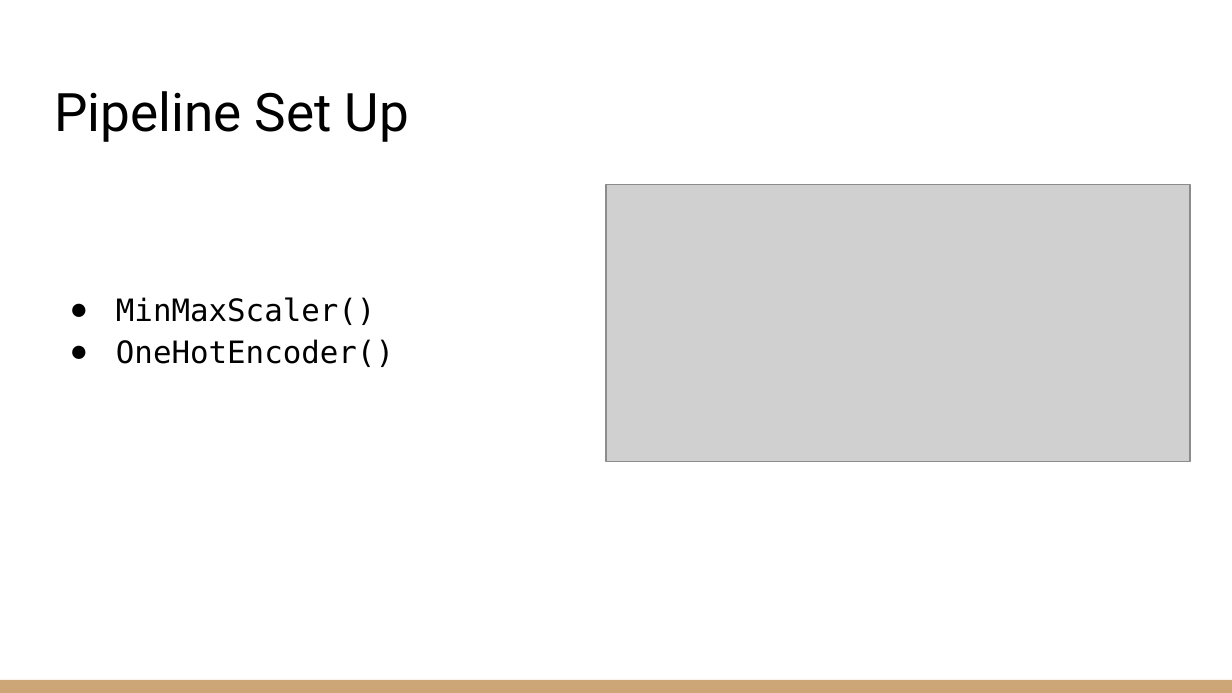
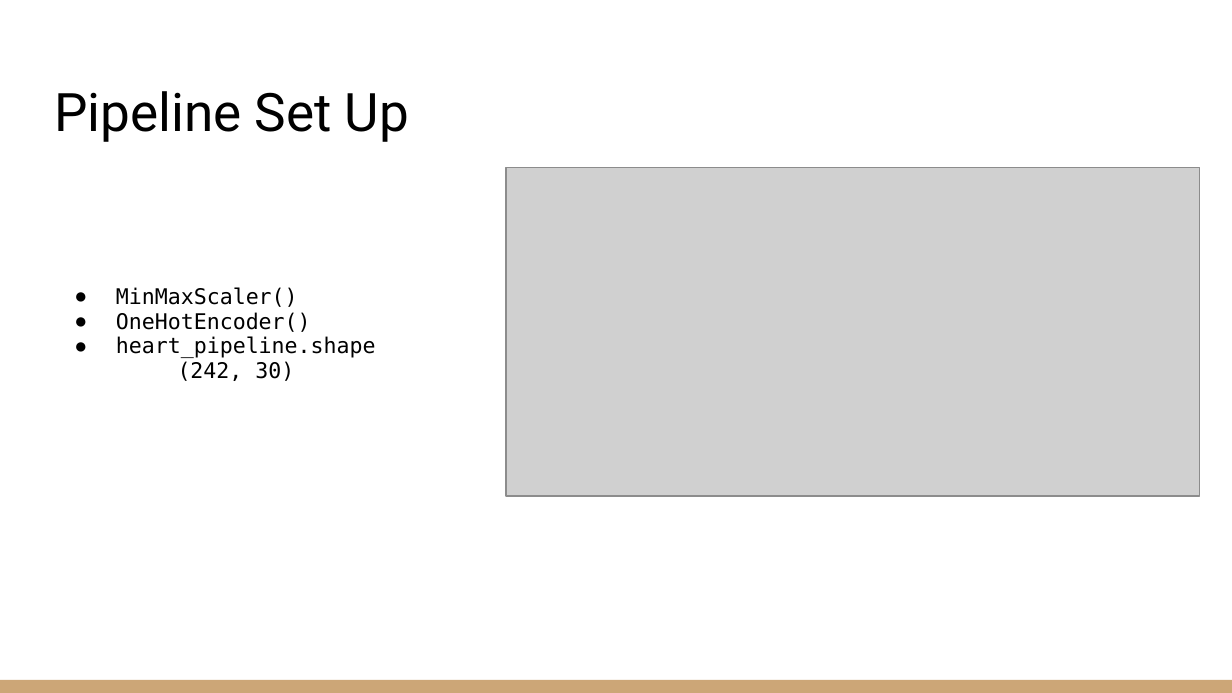
Before and after one commit to zachcarlson/HeartAttackPredictor, a slide deck: slide 17 of documents/DSCI 631 Final Project Presentation.pptx. Drawn at 1232x693 pixels with LibreOffice and Linux fonts; fonts in the diff are those of the drawing; grey boxes stand for pictures. Boxes give left, top, right and bottom in pixels: in the first picture for what was removed or moved away, otherwise in the second. Text is boxed around its words. In the diff, an @@ line names an element or a change of style, - is before the commit and + after.

```diff
--- a/documents/DSCI 631 Final Project Presentation.pptx
+++ b/documents/DSCI 631 Final Project Presentation.pptx
@@ picture: place and size @@
-picture at box(606, 185, 1190, 462)
+picture at box(506, 168, 1200, 496)
@@ text at box(116, 287, 311, 332): size 18 to 12.6 pt in "MinMaxScaler()", "OneHotEncoder()"; indent changed; line spacing 1.15 to 0.95 @@
@@ text at box(116, 336, 376, 381): paragraphs added @@
+● heart_pipeline.shape
+(242, 30)
```
Also in this commit, not shown: 3 other slides changed, 2 slides added, 1 slide removed, 3 other files.
